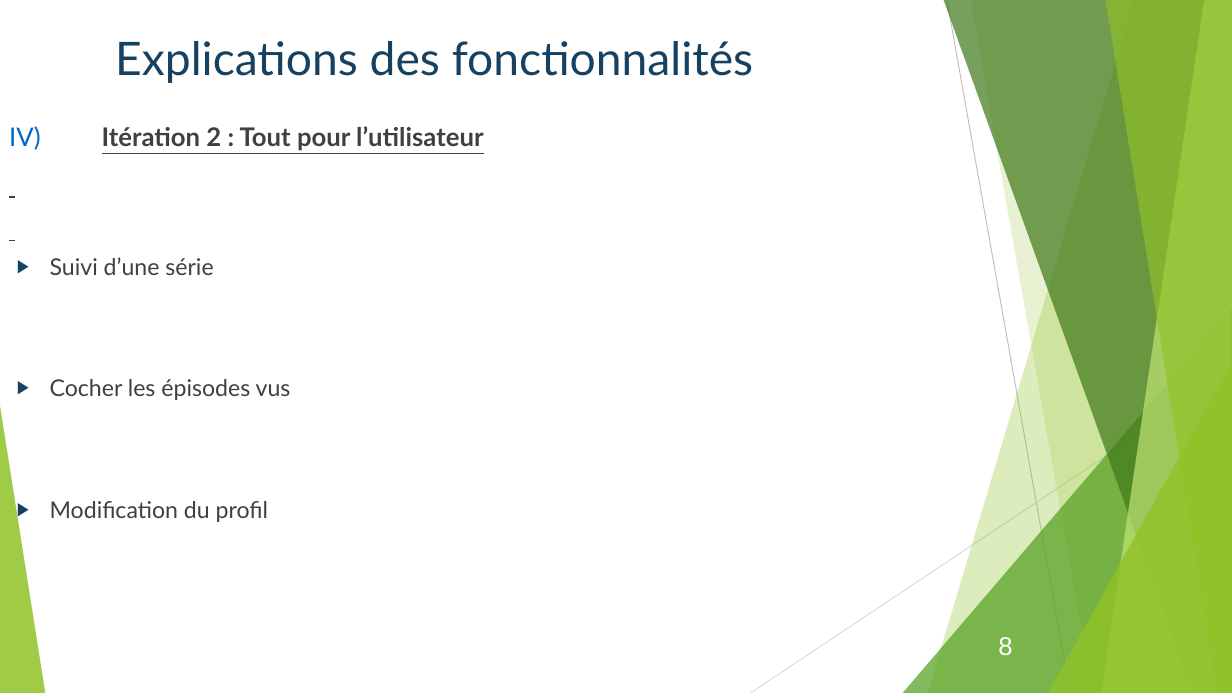
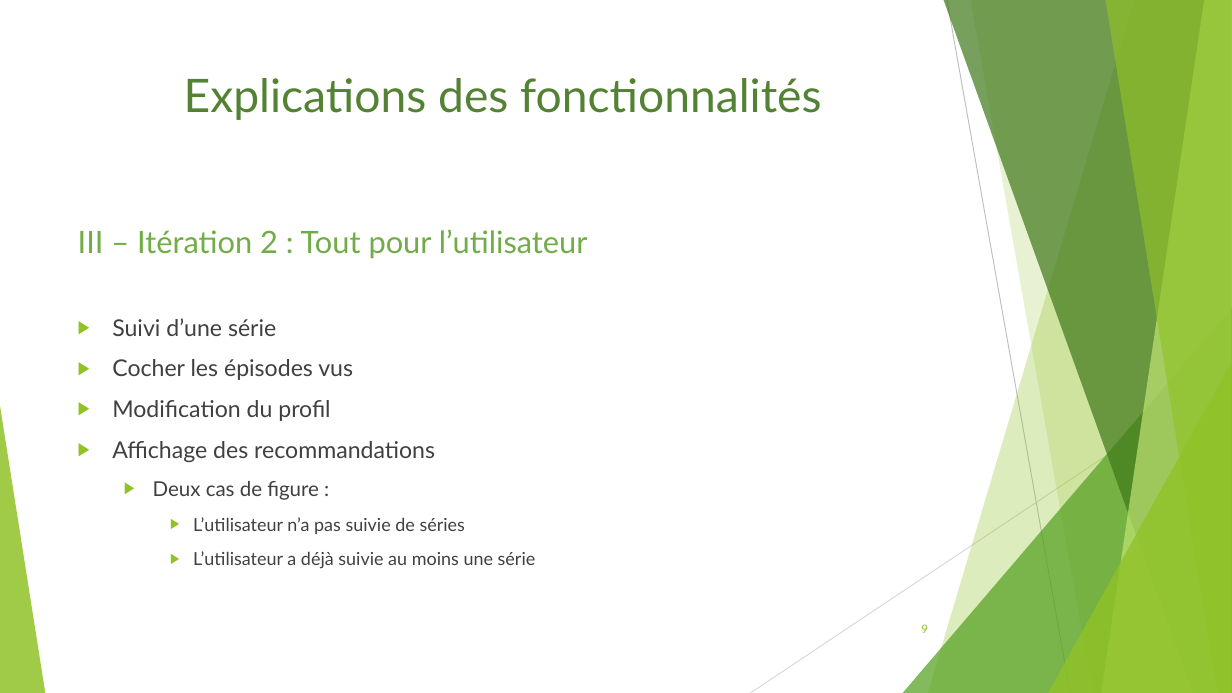
Before and after one commit to Bcante/recommandationSeries, a slide deck: slide 9 of diapoWebWindows.odp (slide 8 before the commit). Drawn at 1232x693 pixels with LibreOffice and Linux fonts; fonts in the diff are those of the drawing. Boxes give left, top, right and bottom in pixels: in the first picture for what was removed or moved away, otherwise in the second. Text is boxed around its words. In the diff, an @@ line names an element or a change of style, - is before the commit and + after.

```diff
--- a/diapoWebWindows.odp
+++ b/diapoWebWindows.odp
@@ title "Explications des fonctionnalités": place and size @@
-title "Explications des fonctionnalités" at box(115, 41, 753, 83)
+title "Explications des fonctionnalités" at box(184, 78, 821, 120)
@@ title "Explications des fonctionnalités" at box(184, 78, 821, 120): text colour #164161 to #548235 @@
@@ text "III – Itération 2 : ...": place and size @@
-text "III – Itération 2 : ..." at box(9, 126, 483, 522)
+text "III – Itération 2 : ..." at box(78, 229, 588, 569)
@@ text at box(78, 229, 588, 259): text changed; size 20 to 24 pt; text colour #404040 to #70AD47; bold off @@
-IV) Itération 2 : Tout pour l’utilisateur
+III – Itération 2 : Tout pour l’utilisateur
@@ text at box(112, 318, 353, 421): list level 2 to 1 in "Suivi d’une série"; bullet colour #164161 to #90C226; list level 2 to 1 in "Cocher les épisodes vus"; list level 2 to 1 in "Modification du profil" @@
@@ text at box(112, 441, 536, 569): paragraphs added @@
+▶ Affichage des recommandations
+  ▶ Deux cas de figure :
+    ▶ L’utilisateur n’a pas suivie de séries
+    ▶ L’utilisateur a déjà suivie au moins une série
@@ page number added at box(921, 624, 928, 633), 9 pt, text #90C226 @@
+9
@@ text removed at box(998, 637, 1012, 656) @@
-8
```
Also in this commit, not shown: 10 other slides changed, 4 slides added, 2 slides removed.
